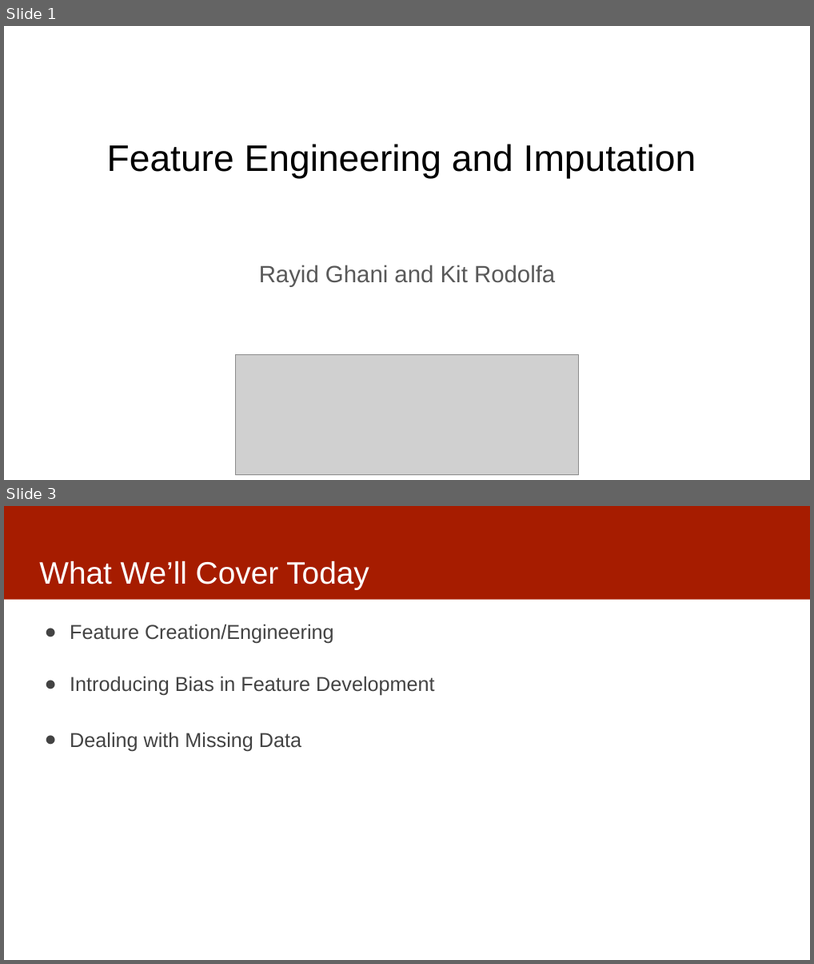
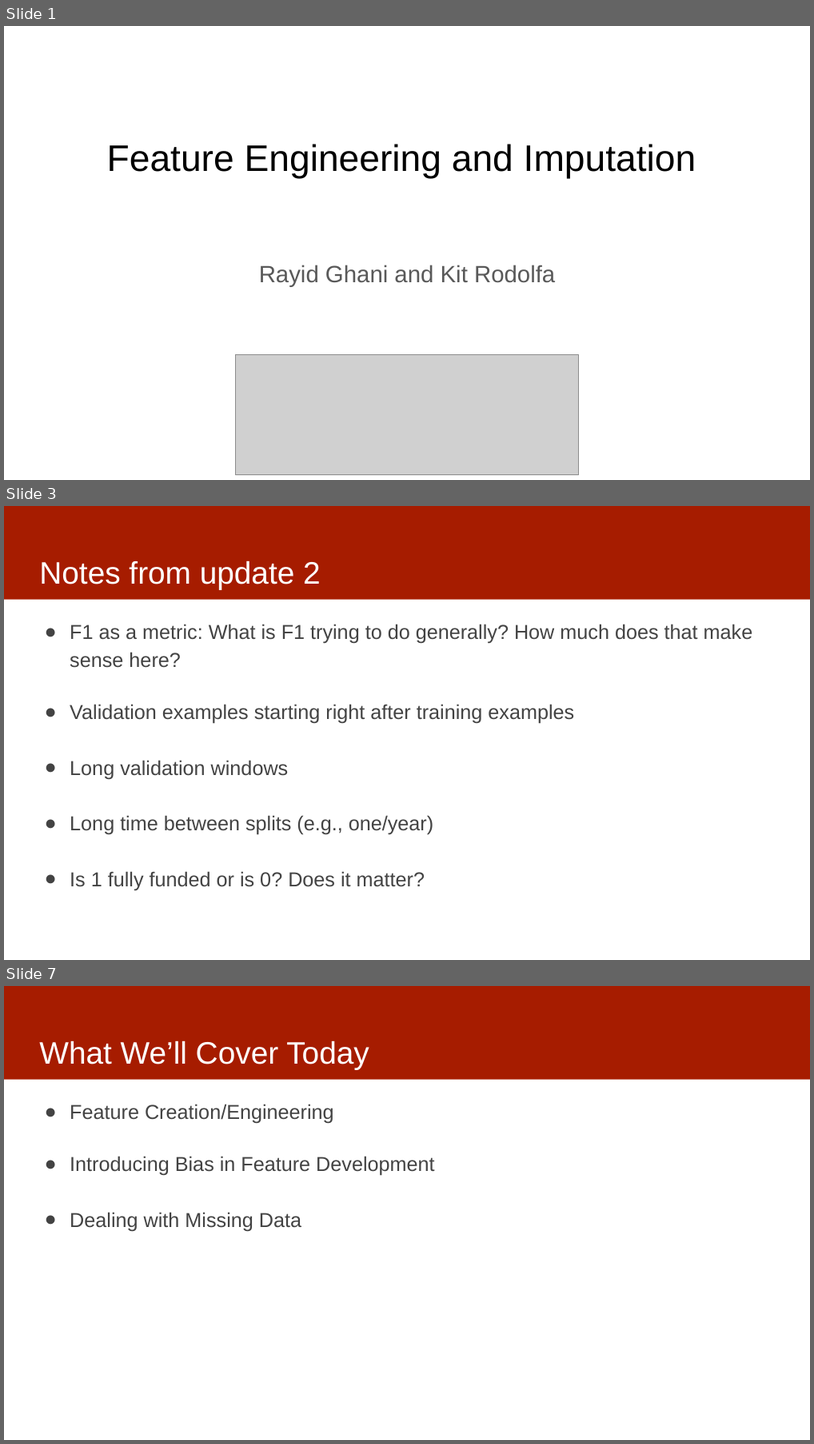
Before and after one commit to dssg/MLinPractice, a slide deck: Lectures/Lecture7-Features.pptx. Shown one above the other, each under a label of ours: slides 1 and 3 before the commit, slides 1, 3 and 7 after it; the slides between them are not shown. The pictures are 814x964 and 814x1444 pixels, drawn with LibreOffice and Linux fonts; fonts in the diff are those of the drawing; grey boxes stand for pictures. Boxes give left, top, right and bottom in pixels: in the first picture for what was removed or moved away, otherwise in the second. Text is boxed around its words. In the diff, an @@ line names an element or a change of style, - is before the commit and + after.

```diff
--- a/Lectures/Lecture7-Features.pptx
+++ b/Lectures/Lecture7-Features.pptx
@@ slide 3 added at [4, 506, 810, 960], background #FFFFFF; not listed: 1 template element that a slide beside it also shows @@
@@ title added at [39, 561, 321, 590], 37 pt, text #FFFFFF @@
+Notes from update 2
@@ text added at [70, 624, 754, 890], 24 pt, text #434343 @@
+● F1 as a metric: What is F1 trying to do generally? How much does that make sense here?
+● Validation examples starting right after training examples
+● Long validation windows
+● Long time between splits (e.g., one/year)
+● Is 1 fully funded or is 0? Does it matter?
@@ what was slide 3 is now slide 7 @@
```
Also in this commit, not shown: 3 slides changed, 5 other slides added.
